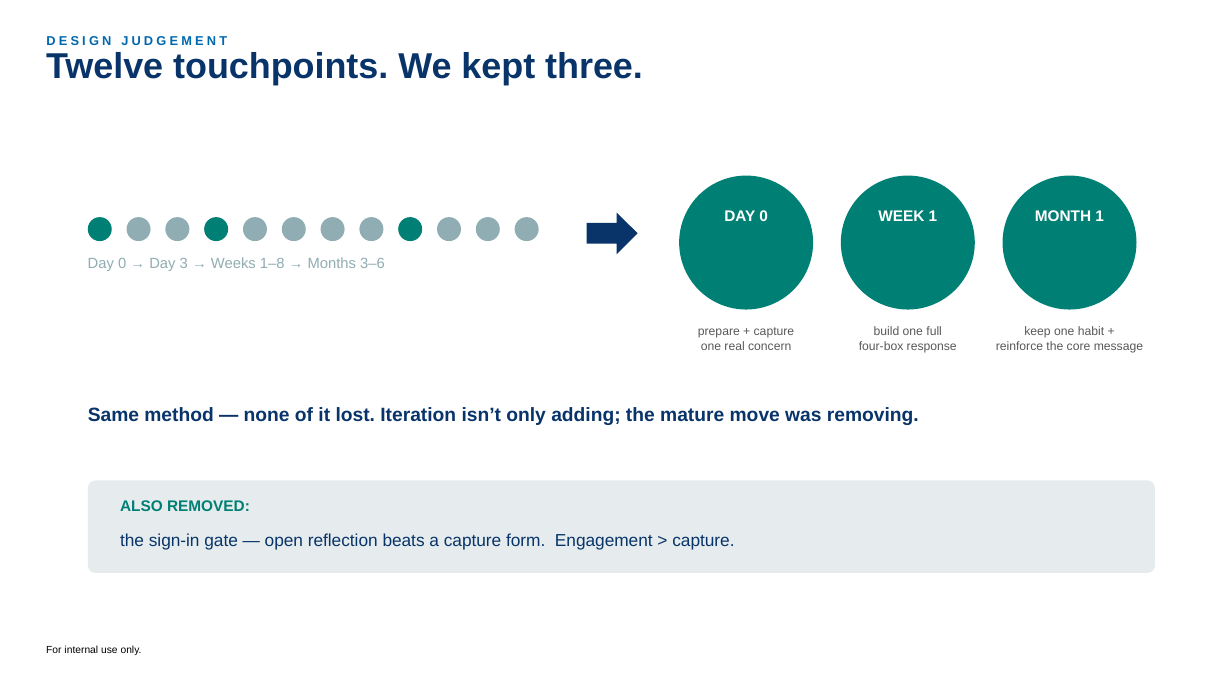
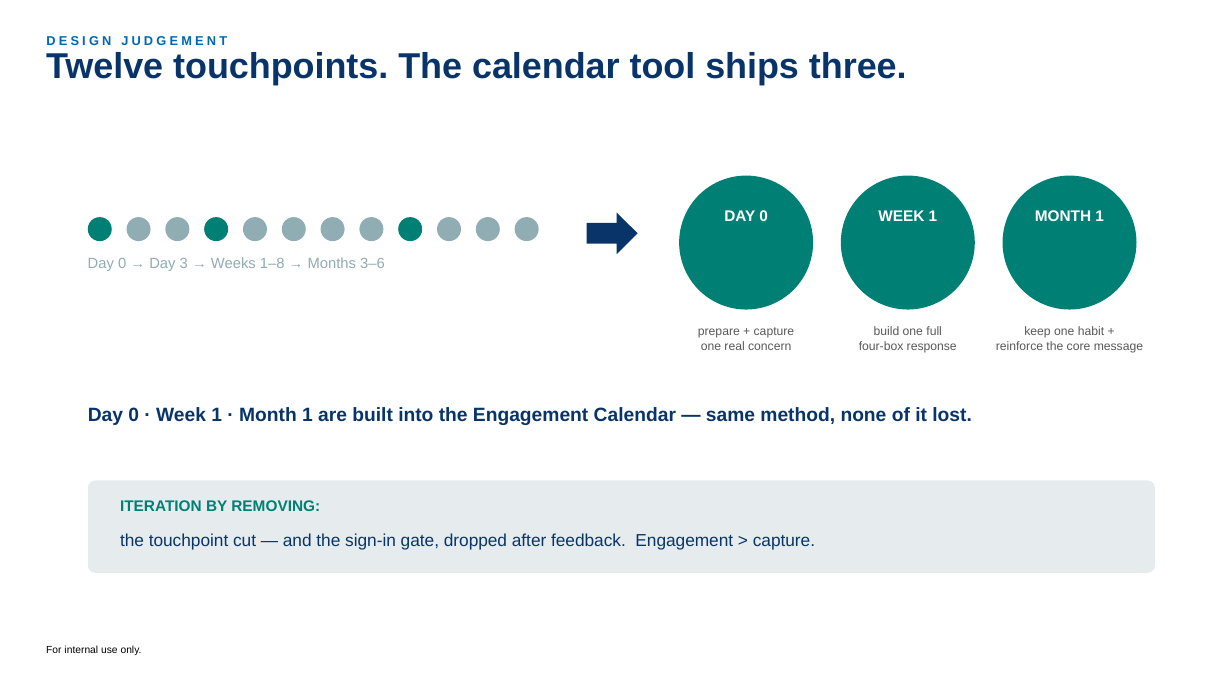
Before and after one commit to cheesin30/decisionframework, a slide deck: slide 14 of outputs/LTI_Learning_Experience_Capital_Learning.pptx (slide 16 before the commit). Drawn at 1232x693 pixels with LibreOffice and Linux fonts; fonts in the diff are those of the drawing. Boxes give left, top, right and bottom in pixels: in the first picture for what was removed or moved away, otherwise in the second. Text is boxed around its words. In the diff, an @@ line names an element or a change of style, - is before the commit and + after.

```diff
--- a/outputs/LTI_Learning_Experience_Capital_Learning.pptx
+++ b/outputs/LTI_Learning_Experience_Capital_Learning.pptx
@@ title at (46,52,907,85): text changed @@
-Twelve touchpoints. We kept three.
+Twelve touchpoints. The calendar tool ships three.
@@ text at (88,407,972,425): text changed @@
-Same method — none of it lost. Iteration isn’t only adding; the mature move was removing.
+Day 0 · Week 1 · Month 1 are built into the Engagement Calendar — same method, none of it lost.
@@ text at (120,500,320,511): text changed @@
-ALSO REMOVED:
+ITERATION BY REMOVING:
@@ text at (120,533,815,550): text changed @@
-the sign-in gate — open reflection beats a capture form. Engagement > capture.
+the touchpoint cut — and the sign-in gate, dropped after feedback. Engagement > capture.
```
Also in this commit, not shown: 3 other slides changed, 3 slides added, 4 slides removed.
